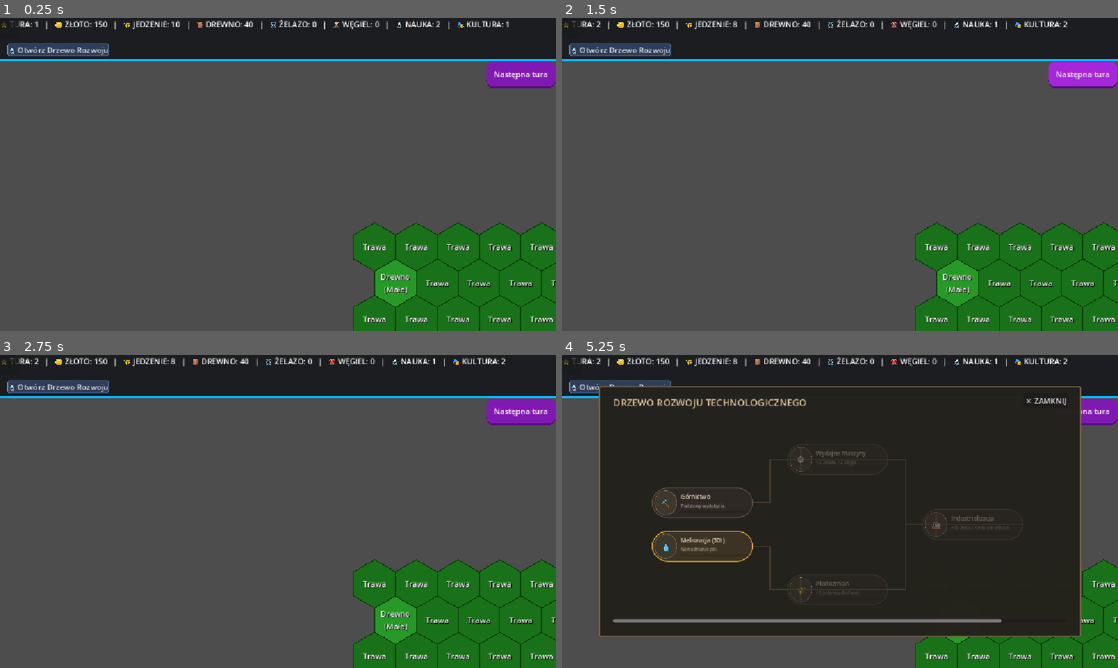
Above: before the commit, frames 1-4 (two rows, left to right).
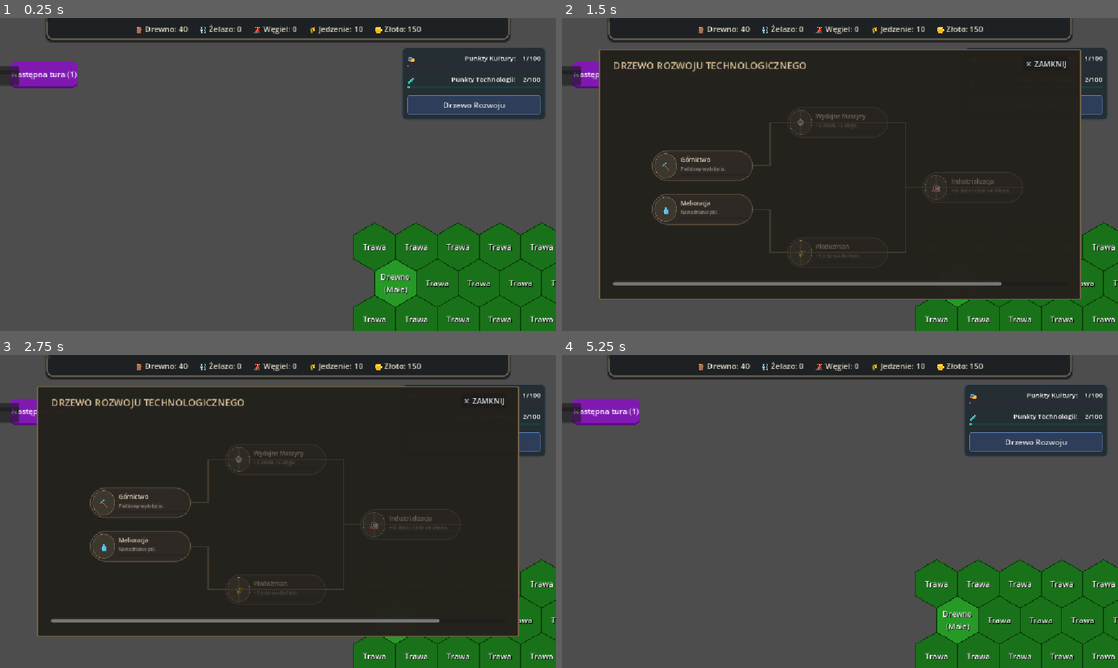
Above: after the commit, the same moments.

Repository: matiok35/nowy-projekt-gry
Game: Godot game, scene res://game_world.tscn
The game is run twice, just before and just after one commit, with the same random seed, the same clock (stepped at 60 frames per second) and the same inputs.
Inputs (mouse positions are in pixels of both pictures, inside the frame that each line leads up to; where the layout moved, square brackets give the same spot in the first picture):
- Up to frame 1 (0.25 s): no input
- Up to frame 2 (1.5 s): click "🔬 Otwórz Drzewo Rozwoju" (after the commit: "Drzewo Rozwoju") at 0.5 s; click "Następna tura" (after the commit: "Następna tura (1)") at 1.25 s
- Up to frame 3 (2.75 s): click (50, 358) [0, 358] at 2 s
- Up to frame 4 (5.25 s): click (573, 408) [573, 361] at 2.75 s; click "🔬 Otwórz Drzewo Rozwoju" (after the commit: "✕ ZAMKNIJ") at 3.5 s; click (701, 502) at 4.27 s; click (701, 545) at 5.02 s

The runs differ from the first frame. In frame 1, 14% of the frame differs, in the area x 0-100%, y 0-33%; in frame 2, 73%; in frame 3, 73%, in the area x 0-100%, y 0-90%; in frame 4, 73%.

Commit message:
poprawa wygladu aplikacji

Diff:
--- a/EconomyManager.gd
+++ b/EconomyManager.gd
@@ -110,8 +110,6 @@
 func can_afford_and_place(building_name: String, tile_type: String) -> bool:
 	if not building_costs.has(building_name): return false
 
-	if building_name in ["Farma", "Laboratorium", "Warsztat", "Biblioteka", "Świątynia"] and tile_type != "Trawa":
-		return false
 	if building_name == "Chata Drwala" and tile_type != "Drewno":
 		return false
 	if building_name == "Kopalnia Żelaza" and tile_type != "Żelazo":
--- a/HUD.gd
+++ b/HUD.gd
@@ -36,7 +36,16 @@
 
 var world_ref: Node2D
 var active_tile_pos: Vector2 = Vector2.ZERO
+var active_tile_type: String = ""
 var last_mouse_pos: Vector2 = Vector2.ZERO
+var confirm_dialog: ConfirmationDialog
+var pending_building: String = ""
+
+var points_panel: PanelContainer
+var culture_label: Label
+var culture_bar: ProgressBar
+var tech_label: Label
+var tech_bar: ProgressBar
 
 func _ready():
 	world_ref = get_tree().current_scene
@@ -45,18 +54,104 @@
 
 	EconomyManager.economy_updated.connect(_on_economy_updated)
 
+	# Podpięcie logiki przycisków głównych
 	turn_button.pressed.connect(_on_turn_pressed)
 	build_chata.pressed.connect(func(): execute_build("Chata Drwala"))
 	build_iron.pressed.connect(func(): execute_build("Kopalnia Żelaza"))
 	build_coal.pressed.connect(func(): execute_build("Kopalnia Węgla"))
 
+	setup_points_panel()
 	setup_custom_popups()
-	setup_tech_tree_ui()
+	if has_method("setup_tech_tree_ui"):
+		setup_tech_tree_ui()
 	style_main_hud_elements()
 	style_context_popup()
 	style_individual_buttons()
 
 	EconomyManager.notify_change()
+
+func setup_points_panel():
+	points_panel = PanelContainer.new()
+	points_panel.anchor_left = 1.0
+	points_panel.anchor_right = 1.0
+	points_panel.anchor_top = 0.0
+	points_panel.anchor_bottom = 0.0
+	points_panel.offset_left = -320
+	points_panel.offset_right = -20
+	points_panel.offset_top = 60
+
+	var style_panel = StyleBoxFlat.new()
+	style_panel.bg_color = Color(0.12, 0.16, 0.18, 0.85)
+	style_panel.set_corner_radius_all(10)
+	style_panel.set_border_width_all(2)
+	style_panel.border_color = Color(0.2, 0.3, 0.4, 0.5)
+	style_panel.content_margin_left = 12
+	style_panel.content_margin_right = 12
+	style_panel.content_margin_top = 12
+	style_panel.content_margin_bottom = 12
+	points_panel.add_theme_stylebox_override("panel", style_panel)
+
+	var vbox = VBoxContainer.new()
+	vbox.add_theme_constant_override("separation", 15)
+	points_panel.add_child(vbox)
+
+	# CULTURE ROW
+	var culture_vbox = VBoxContainer.new()
+	culture_vbox.add_theme_constant_override("separation", 2)
+	var culture_hbox = HBoxContainer.new()
+	var c_icon = Label.new()
+	c_icon.text = "🎭"
+	culture_label = Label.new()
+	culture_label.text = "Punkty Kultury: 0/100"
+	culture_label.size_flags_horizontal = Control.SIZE_EXPAND_FILL
+	culture_label.horizontal_alignment = HORIZONTAL_ALIGNMENT_RIGHT
+	culture_label.add_theme_font_size_override("font_size", 14)
+	culture_hbox.add_child(c_icon)
+	culture_hbox.add_child(culture_label)
+	culture_vbox.add_child(culture_hbox)
+
+	culture_bar = ProgressBar.new()
+	culture_bar.custom_minimum_size = Vector2(0, 4)
+	culture_bar.show_percentage = false
+	var c_bg = StyleBoxFlat.new()
+	c_bg.bg_color = Color(0.2, 0.15, 0.25)
+	var c_fg = StyleBoxFlat.new()
+	c_fg.bg_color = Color(0.65, 0.35, 0.75) # Fioletowy z obrazka
+	culture_bar.add_theme_stylebox_override("background", c_bg)
+	culture_bar.add_theme_stylebox_override("fill", c_fg)
+	culture_vbox.add_child(culture_bar)
+
+	vbox.add_child(culture_vbox)
+
+	# TECH ROW
+	var tech_vbox = VBoxContainer.new()
+	tech_vbox.add_theme_constant_override("separation", 2)
+	var tech_hbox = HBoxContainer.new()
+	var t_icon = Label.new()
+	t_icon.text = "🧪"
+	tech_label = Label.new()
+	tech_label.text = "Punkty Technologii: 0/100"
+	tech_label.size_flags_horizontal = Control.SIZE_EXPAND_FILL
+	tech_label.horizontal_alignment = HORIZONTAL_ALIGNMENT_RIGHT
+	tech_label.add_theme_font_size_override("font_size", 14)
+	tech_hbox.add_child(t_icon)
+	tech_hbox.add_child(tech_label)
+	tech_vbox.add_child(tech_hbox)
+
+	tech_bar = ProgressBar.new()
+	tech_bar.custom_minimum_size = Vector2(0, 4)
+	tech_bar.show_percentage = false
+	var t_bg = StyleBoxFlat.new()
+	t_bg.bg_color = Color(0.1, 0.25, 0.25)
+	var t_fg = StyleBoxFlat.new()
+	t_fg.bg_color = Color(0.25, 0.7, 0.65) # Morski z obrazka
+	tech_bar.add_theme_stylebox_override("background", t_bg)
+	tech_bar.add_theme_stylebox_override("fill", t_fg)
+	tech_vbox.add_child(tech_bar)
+
+	vbox.add_child(tech_vbox)
+
+	add_child(points_panel)
 
 func setup_custom_popups():
 	var style_box = StyleBoxFlat.new()
@@ -165,20 +260,26 @@
 		hide_all_menus()
 	)
 
+	# 5. Okno dialogowe potwierdzenia zniszczenia surowca
+	confirm_dialog = ConfirmationDialog.new()
+	confirm_dialog.title = "Uwaga: Zniszczenie Złoża!"
+	confirm_dialog.dialog_text = "Czy na pewno chcesz postawić ten budynek na tym polu?\nPostawienie go tutaj bezpowrotnie zniszczy obecne złoże i zamieni pole w trawę."
+	confirm_dialog.confirmed.connect(_on_confirm_build_on_resource)
+	add_child(confirm_dialog)
+
 # --- ZAAWANSOWANE DRZEWO TECHNOLOGICZNE W STYLU GRAFICZNYM Z LINIAMI ---
 func setup_tech_tree_ui():
 	tech_tree_button = Button.new()
-	tech_tree_button.text = "🔬 Otwórz Drzewo Rozwoju"
-	tech_tree_button.custom_minimum_size = Vector2(210, 26)
-	tech_tree_button.position = Vector2(15, 52)
-
+	tech_tree_button.text = "Drzewo Rozwoju"
+	tech_tree_button.custom_minimum_size = Vector2(0, 40)
 	var btn_style = StyleBoxFlat.new()
 	btn_style.bg_color = Color(0.18, 0.24, 0.35)
 	btn_style.set_border_width_all(1)
 	btn_style.border_color = Color(0.38, 0.55, 0.78)
 	btn_style.set_corner_radius_all(4)
 	tech_tree_button.add_theme_stylebox_override("normal", btn_style)
-	$Panel.add_child(tech_tree_button)
+	var vbox = points_panel.get_child(0)
+	vbox.add_child(tech_tree_button)
 
 	# Główne okno stylizowane na pergaminowo-kamienne tło
 	tech_tree_window = Panel.new()
@@ -381,6 +482,7 @@
 func show_context_menu(mouse_pos: Vector2, tile_pos: Vector2, tile_type: String, building_name: String, is_owned: bool, borders_owned: bool, deposit_size: String = "", fertility: float = 0.0) -> void:
 	hide_all_menus()
 	active_tile_pos = tile_pos
+	active_tile_type = tile_type
 	last_mouse_pos = mouse_pos
 
 	menu_budowania.visible = true
@@ -485,14 +587,44 @@
 	btn.modulate.a = 1.0 if can_place else 0.35
 
 func execute_build(building_name: String) -> void:
+	if active_tile_type != "Trawa" and building_name in ["Farma", "Laboratorium", "Warsztat", "Biblioteka", "Świątynia"]:
+		pending_building = building_name
+		confirm_dialog.popup_centered()
+		hide_all_menus()
+	else:
+		_do_execute_build(building_name)
+
+func _on_confirm_build_on_resource() -> void:
+	if pending_building != "":
+		_do_execute_build(pending_building)
+		pending_building = ""
+
+func _do_execute_build(building_name: String) -> void:
 	if world_ref and world_ref.has_method("build_on_tile"):
 		world_ref.build_on_tile(active_tile_pos, building_name)
 	hide_all_menus()
 
 func _on_economy_updated(balances: Dictionary, turn: int, _selected_build: String):
-	resources_label.text = "🌟 TURA: %d   |   🪙 ZŁOTO: %d   |   🌾 JEDZENIE: %d   |   🪵 DREWNO: %d   |   ⛓️ ŻELAZO: %d   |   🌋 WĘGIEL: %d   |   🔬 NAUKA: %d   |   🎭 KULTURA: %d" % [
-		turn, balances["Złoto"], balances["Jedzenie"], balances["Drewno"], balances["Żelazo"], balances["Węgiel"], balances["Nauka"], balances["Kultura"]
+	# Pokazujemy same surowce w odpowiedniej kolejności i odstępach (wzorowane na obrazku)
+	resources_label.text = "🪵 Drewno: %d      ⛓️ Żelazo: %d      🌋 Węgiel: %d      🌾 Jedzenie: %d      🪙 Złoto: %d" % [
+		balances["Drewno"], balances["Żelazo"], balances["Węgiel"], balances["Jedzenie"], balances["Złoto"]
 	]
+	turn_button.text = "Następna tura (%d)" % turn
+
+	if culture_label and tech_label:
+		var c_val = balances.get("Kultura", 0)
+		var t_val = balances.get("Nauka", 0)
+		var c_max = EconomyManager.max_culture_points
+		var t_max = EconomyManager.max_tech_points
+
+		culture_label.text = "Punkty Kultury:    %d/%d" % [c_val, int(c_max)]
+		culture_bar.max_value = c_max
+		culture_bar.value = c_val
+
+		tech_label.text = "Punkty Technologii:    %d/%d" % [t_val, int(t_max)]
+		tech_bar.max_value = t_max
+		tech_bar.value = t_val
+
 	if tech_tree_window and tech_tree_window.visible:
 		refresh_technology_tree_view()
 
@@ -504,13 +636,40 @@
 
 func style_main_hud_elements():
 	var top_panel = $Panel
+
+	# Przypinamy panel na środku u góry ekranu jako "zakładkę"
+	top_panel.anchor_left = 0.5
+	top_panel.anchor_right = 0.5
+	top_panel.anchor_top = 0.0
+	top_panel.anchor_bottom = 0.0
+	top_panel.offset_left = -480
+	top_panel.offset_right = 480
+	top_panel.offset_top = 0
+	top_panel.offset_bottom = 45
+
 	var style_top = StyleBoxFlat.new()
-	style_top.bg_color = Color(0.07, 0.08, 0.1, 0.85)
+	style_top.bg_color = Color(0.12, 0.13, 0.14, 0.98) # Ciemne tło
 	style_top.border_width_bottom = 3
-	style_top.border_color = Color(0.0, 0.75, 1.0)
-	style_top.content_margin_left = 15
-	style_top.content_margin_top = 10
+	style_top.border_width_left = 3
+	style_top.border_width_right = 3
+	style_top.border_width_top = 0
+	style_top.border_color = Color(0.4, 0.38, 0.33) # Kamienno-złotawa ramka z obrazka
+	style_top.corner_radius_bottom_left = 12
+	style_top.corner_radius_bottom_right = 12
+
+	# Delikatny cień
+	style_top.shadow_color = Color(0, 0, 0, 0.6)
+	style_top.shadow_size = 4
+	style_top.shadow_offset = Vector2(0, 3)
+
 	top_panel.add_theme_stylebox_override("panel", style_top)
+
+	# Ustawienia czcionki na wzór obrazka (lekko złotawy odcień)
+	resources_label.set_anchors_and_offsets_preset(Control.PRESET_FULL_RECT)
+	resources_label.horizontal_alignment = HORIZONTAL_ALIGNMENT_CENTER
+	resources_label.vertical_alignment = VERTICAL_ALIGNMENT_CENTER
+	resources_label.add_theme_font_size_override("font_size", 16)
+	resources_label.add_theme_color_override("font_color", Color(0.9, 0.88, 0.8))
 
 	var style_turn = StyleBoxFlat.new()
 	style_turn.bg_color = Color(0.5, 0.1, 0.7)
--- a/game_world.gd
+++ b/game_world.gd
@@ -312,7 +312,13 @@
 	var tile = map_data[pos]
 	if EconomyManager.can_afford_and_place(building_name, tile["type"]):
 		EconomyManager.deduct_costs(building_name)
-		map_data[pos]["building"] = building_name
+
+		if building_name in ["Farma", "Laboratorium", "Warsztat", "Biblioteka", "Świątynia"] and tile["type"] != "Trawa":
+			tile["type"] = "Trawa"
+			tile["deposit_size"] = ""
+			tile["fertility"] = 1.0 # Domyślna żyzność po zniszczeniu
+
+		tile["building"] = building_name
 
 		var poly = tile_nodes[pos].get_child(0) as Polygon2D
 		if poly:
--- a/game_world.tscn
+++ b/game_world.tscn
@@ -25,9 +25,9 @@
 
 [node name="TurnButton" type="Button" parent="CanvasLayer/UI" unique_id=1194572768]
 layout_mode = 0
-offset_left = 1008.0
+offset_left = 20.0
 offset_top = 91.0
-offset_right = 1150.0
+offset_right = 162.0
 offset_bottom = 145.0
 text = "Następna tura"
 
@@ -52,8 +52,9 @@
 
 [node name="PanelContainer" type="PanelContainer" parent="CanvasLayer/UI" unique_id=368437563]
 layout_mode = 0
+offset_top = 100.0
 offset_right = 40.0
-offset_bottom = 40.0
+offset_bottom = 140.0
 
 [node name="VBoxContainer" type="VBoxContainer" parent="CanvasLayer/UI/PanelContainer" unique_id=1803143607]
 layout_mode = 2
